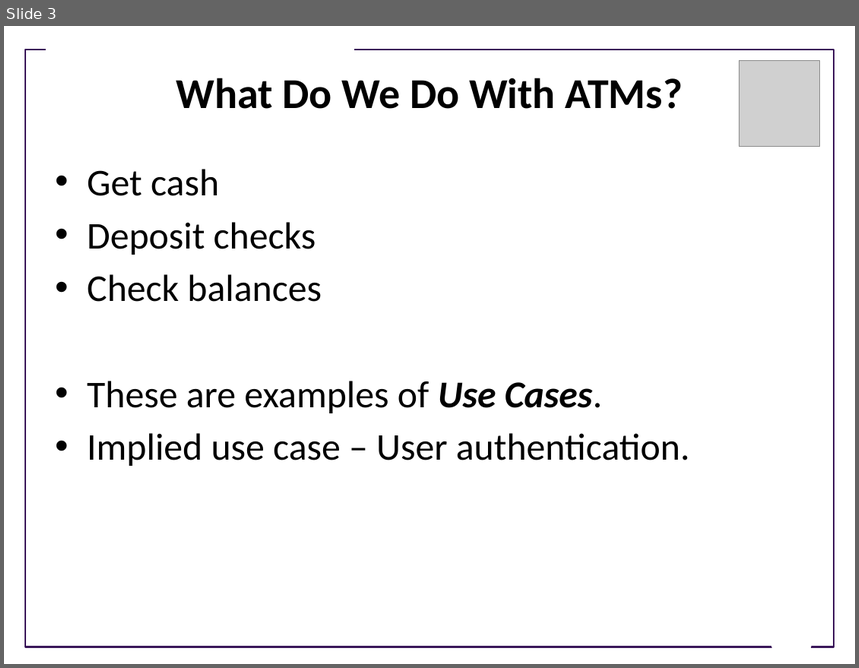
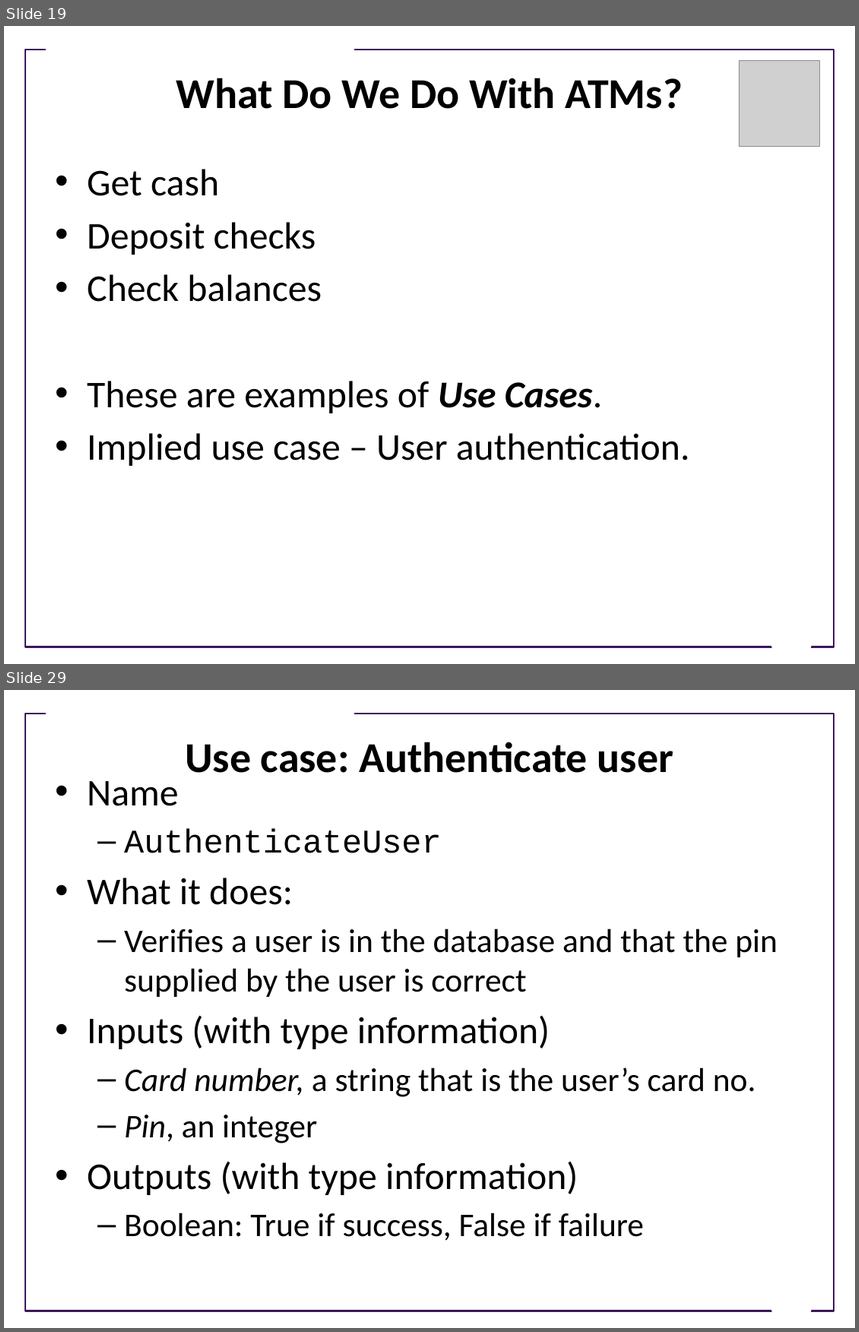
Before and after one commit to UWDIRECT/UWDIRECT.github.io, a slide deck: Wi22_content/SEDS/Use_cases.pptx. Shown one above the other, each under a label of ours: slide 3 before the commit, slides 19 and 29 after it; the slides between them are not shown. The pictures are 859x668 and 859x1332 pixels, drawn with LibreOffice and Linux fonts; fonts in the diff are those of the drawing; grey boxes stand for pictures; background and template pictures are left out. Boxes give left, top, right and bottom in pixels: in the first picture for what was removed or moved away, otherwise in the second. Text is boxed around its words. In the diff, an @@ line names an element or a change of style, - is before the commit and + after.

```diff
--- a/Wi22_content/SEDS/Use_cases.pptx
+++ b/Wi22_content/SEDS/Use_cases.pptx
@@ slide 29 added at box(4, 690, 855, 1328), background #FFFFFF; not listed: 3 template elements that a slide beside it also shows @@
@@ title added at box(185, 742, 674, 773), 36 pt, text #000000, bold @@
+Use case: Authenticate user
@@ text added at box(87, 781, 778, 1241), 28 pt, text #000000 @@
+• Name
+  – AuthenticateUser
+• What it does:
+  – Verifies a user is in the database and that the pin supplied by the user is correct
+• Inputs (with type information)
+  – Card number, a string that is the user’s card no.
+  – Pin, an integer
+• Outputs (with type information)
+  – Boolean: True if success, False if failure
@@ what was slide 3 is now slide 19 @@
```
Also in this commit, not shown: 2 slides changed, 28 other slides added, 2 slides removed.
